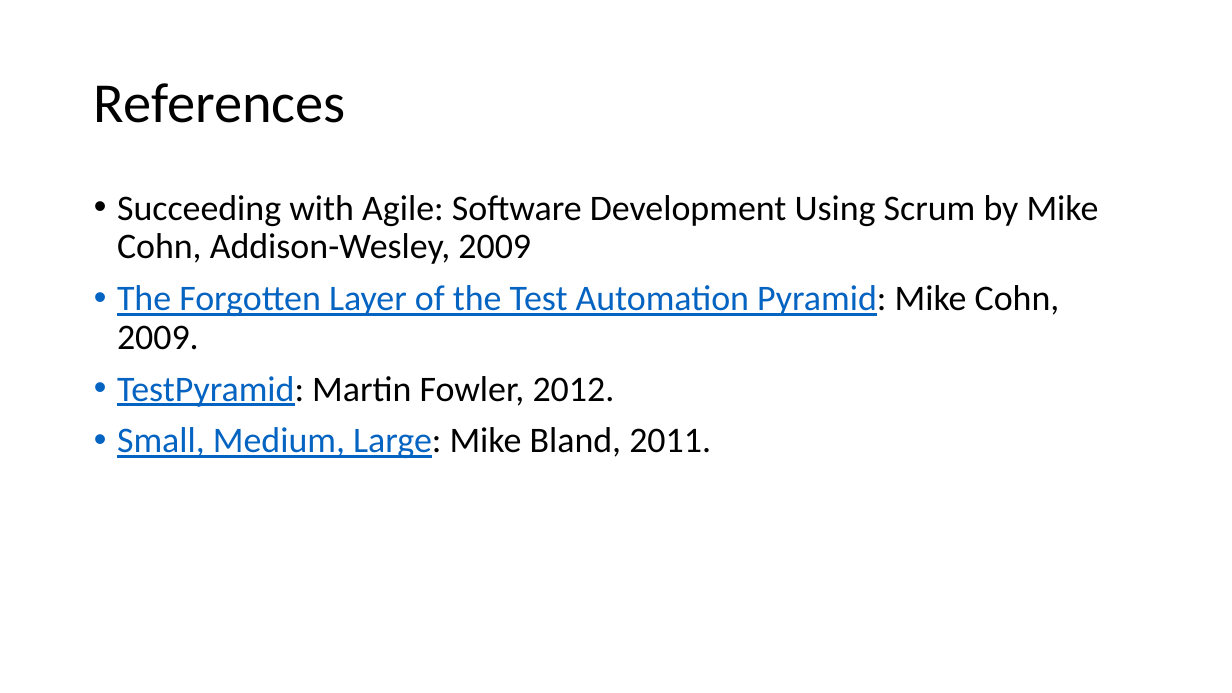
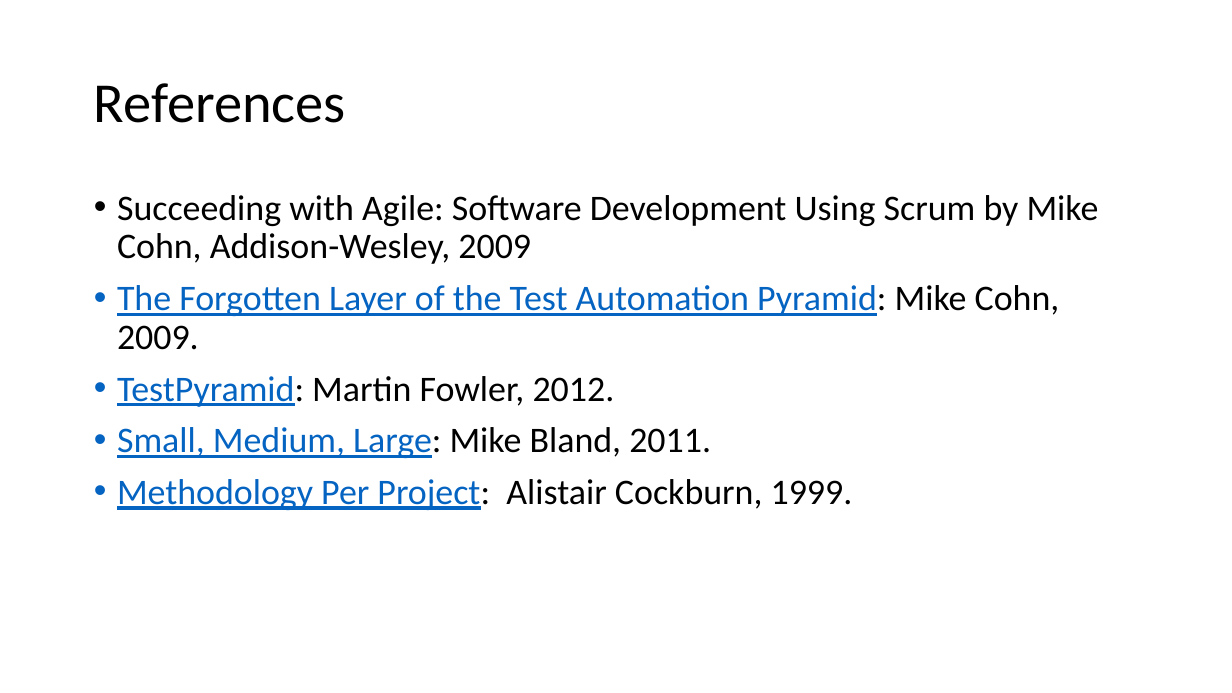
Before and after one commit to weaverj/testpyramidexample, a slide deck: slide 15 of Test Pyramid Presentation.pptx (slide 14 before the commit). Drawn at 1232x693 pixels with LibreOffice and Linux fonts; fonts in the diff are those of the drawing; background and template pictures are left out. Boxes give left, top, right and bottom in pixels: in the first picture for what was removed or moved away, otherwise in the second. Text is boxed around its words. In the diff, an @@ line names an element or a change of style, - is before the commit and + after.

```diff
--- a/Test Pyramid Presentation.pptx
+++ b/Test Pyramid Presentation.pptx
@@ text at (117, 479, 853, 510): paragraph added @@
+• Methodology Per Project: Alistair Cockburn, 1999.
```
Also in this commit, not shown: 5 other slides changed, 1 slide added.
